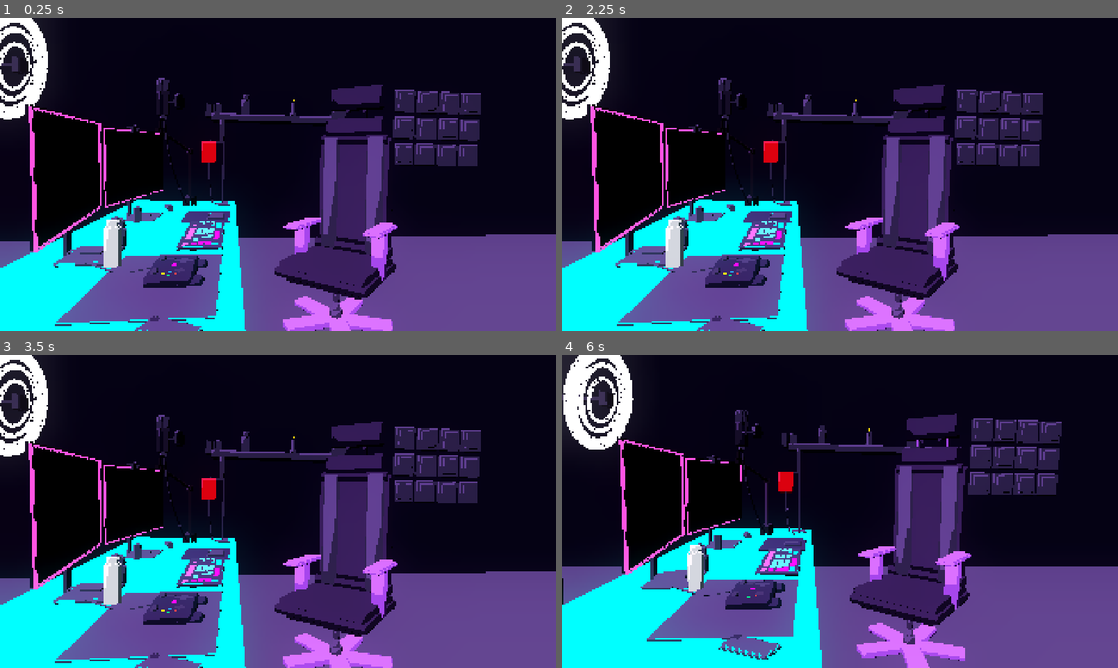
Above: before the commit, frames 1-4 (two rows, left to right).
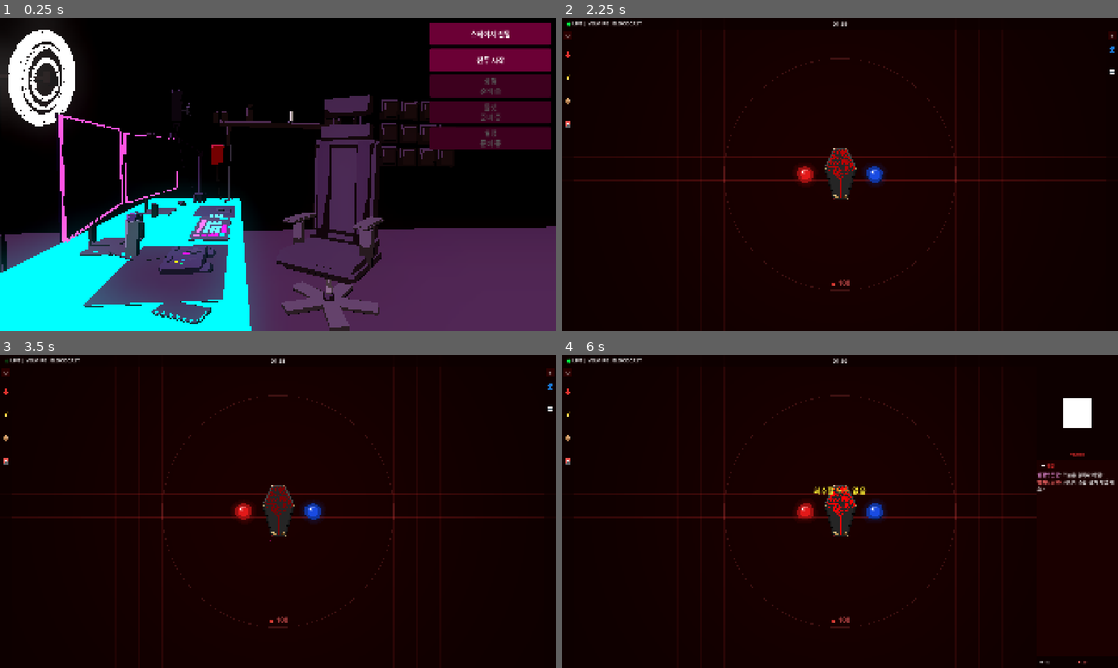
Above: after the commit, the same moments.

Repository: chalie-chariot/velmire
Game: Godot game, scene res://scenes/Main_Title.tscn
Two runs of this game, one before a commit and one after it. Both use one fixed random seed, a clock stepped at 60 frames per second and the inputs below.
Inputs (mouse positions are in pixels of both pictures, inside the frame that each line leads up to):
- Up to frame 1 (0.25 s): no input
- Up to frame 2 (2.25 s): click (1051, 33) at 0.5 s, where only the run after the commit has a clickable "스테이지 진입"; click (595, 321) at 1.25 s, where only the run after the commit has a clickable "← 돌아가기"; click (1051, 58) at 2 s, where only the run after the commit has a clickable "전투 시작"
- Up to frame 3 (3.5 s): tap Enter at 2.75 s; move the mouse to (400, 495) at 2.77 s; hold Right (ui_right) from 2.78 s (still down); hold Shift from 2.78 s (still down); click (400, 495) at 2.92 s; tap Space at 3.02 s
- Up to frame 4 (6 s): release Right (ui_right) at 3.5 s; release Shift at 3.5 s; tap Space at 3.5 s; drag from (728, 527) to (812, 574) at 3.52 s; move the mouse to (895, 442) at 4.27 s; hold Right (ui_right) 4.28-5 s; tap E at 4.35 s; click (895, 442) at 4.42 s; drag from (812, 574) to (673, 464) at 5.02 s; tap Enter at 5.75 s; move the mouse to (1006, 558) at 5.77 s; hold Left (ui_left) from 5.78 s (still down); tap X at 5.85 s; click (1006, 558) at 5.92 s

The runs differ from the first frame. In frame 1, 46% of the frame differs, in the area x 0-100%, y 0-100%; in frame 2, 54%; in frame 3, 54%; in frame 4, 58%.

Commit message:
feat: Main_Title UI 메뉴버튼 추가
- Add MenuButtons VBoxContainer (5 buttons)
- 스테이지 진입 → StageMain.tscn 연결
- 전투 시작 → Main.tscn 연결
- 상점/룰렛/설정 준비 중 (disabled)
- MainTitleUI.gd 버튼 이벤트 연결

Diff:
--- a/velmire/scenes/Main_Title.tscn
+++ b/velmire/scenes/Main_Title.tscn
@@ -3,27 +3,45 @@
 [ext_resource type="Script" uid="uid://clsswsdlrshky" path="res://scripts/MainTitleManager.gd" id="1_mgr"]
 [ext_resource type="PackedScene" uid="uid://dle555d6nymb2" path="res://assets/room/room.glb" id="2_gfg0w"]
 [ext_resource type="Script" uid="uid://crsk7tf052gi8" path="res://scripts/ToonMaterialHelper.gd" id="3_toon"]
+[ext_resource type="Script" uid="uid://dn5qijnygjw2a" path="res://scripts/MainTitleUI.gd" id="4_ui"]
 
 [sub_resource type="Environment" id="Environment_title"]
 background_mode = 1
-background_color = Color(0.117647, 0.105882, 0.180392, 1)
+background_color = Color(0.031373, 0.023529, 0.031373, 1)
 ambient_light_source = 2
-ambient_light_color = Color(0.05098, 0.039216, 0.101961, 1)
-ambient_light_energy = 0.08
+ambient_light_color = Color(0.062745, 0.031373, 0.062745, 1)
+ambient_light_energy = 0.05
 tonemap_mode = 2
-tonemap_exposure = 1.0
-tonemap_white = 1.0
 glow_enabled = true
-glow_normalized = false
-glow_intensity = 0.8
-glow_bloom = 0.20
-glow_hdr_luminance_cap = 12.0
-glow_blend_mode = 0
 glow_levels/1 = 1.0
 glow_levels/2 = 1.0
 glow_levels/3 = 0.8
 glow_levels/4 = 0.6
 glow_levels/5 = 0.4
+glow_intensity = 1.0
+glow_bloom = 0.25
+glow_blend_mode = 0
+
+[sub_resource type="StyleBoxFlat" id="StyleBoxFlat_menu_n"]
+bg_color = Color(0.419608, 0, 0.207843, 1)
+corner_radius_top_left = 6
+corner_radius_top_right = 6
+corner_radius_bottom_right = 6
+corner_radius_bottom_left = 6
+
+[sub_resource type="StyleBoxFlat" id="StyleBoxFlat_menu_h"]
+bg_color = Color(0.545098, 0, 0.270588, 1)
+corner_radius_top_left = 6
+corner_radius_top_right = 6
+corner_radius_bottom_right = 6
+corner_radius_bottom_left = 6
+
+[sub_resource type="StyleBoxFlat" id="StyleBoxFlat_menu_d"]
+bg_color = Color(0.239216, 0, 0.117647, 1)
+corner_radius_top_left = 6
+corner_radius_top_right = 6
+corner_radius_bottom_right = 6
+corner_radius_bottom_left = 6
 
 [node name="Main_Title" type="Node3D" unique_id=2144960222]
 script = ExtResource("1_mgr")
@@ -33,15 +51,14 @@
 
 [node name="DirectionalLight3D" type="DirectionalLight3D" parent="." unique_id=501083005]
 transform = Transform3D(0.9063078, -0.34618866, 0.2424039, -9.10032e-10, 0.57357645, 0.81915206, -0.4226183, -0.7424039, 0.51983684, -1, 5, 3)
-light_color = Color(1, 1, 1, 1)
-light_energy = 1.0
+light_color = Color(0.101961, 0.070588, 0.094118, 1)
+light_energy = 0.3
 shadow_enabled = true
 shadow_opacity = 0.9
 
 [node name="OmniLight_Ring" type="OmniLight3D" parent="." unique_id=1984254253]
 transform = Transform3D(1, 0, 0, 0, 1, 0, 0, 0, 1, -2.2, -1.5, 1.8)
-light_color = Color(1, 1, 1, 1)
-light_energy = 4.0
+light_energy = 5.0
 omni_range = 4.0
 
 [node name="OmniLight_Monitor" type="OmniLight3D" parent="." unique_id=2024465006]
@@ -57,5 +74,96 @@
 script = ExtResource("3_toon")
 
 [node name="Camera3D" type="Camera3D" parent="." unique_id=1220373577]
-transform = Transform3D(0.13352276, -0.060323015, 0.9892082, 0.020117711, 0.99810517, 0.058150083, -0.99084157, 0.012136245, 0.13448332, 4.53098, 3.551872, 3.7903094)
-fov = 48.795918
+transform = Transform3D(0.13352276, -0.060323015, 0.9892082, 0.020117711, 0.99810517, 0.05815008, -0.99084157, 0.012136245, 0.13448332, 4.53098, 3.551872, 3.7903094)
+fov = 54.5
+
+[node name="UI" type="CanvasLayer" parent="." unique_id=983179643]
+script = ExtResource("4_ui")
+
+[node name="MenuButtons" type="VBoxContainer" parent="UI" unique_id=850551277]
+anchors_preset = 1
+anchor_left = 1.0
+anchor_right = 1.0
+offset_left = -436.0
+offset_top = 16.0
+offset_right = -16.0
+offset_bottom = 454.0
+grow_horizontal = 0
+grow_vertical = 0
+theme_override_constants/separation = 12
+
+[node name="Btn_Stage" type="Button" parent="UI/MenuButtons" unique_id=896475406]
+custom_minimum_size = Vector2(420, 78)
+layout_mode = 2
+theme_override_colors/font_color = Color(1, 1, 1, 1)
+theme_override_colors/font_hover_color = Color(1, 0.533333, 0.733333, 1)
+theme_override_colors/font_disabled_color = Color(0.333333, 0.333333, 0.333333, 1)
+theme_override_font_sizes/font_size = 24
+theme_override_styles/normal = SubResource("StyleBoxFlat_menu_n")
+theme_override_styles/pressed = SubResource("StyleBoxFlat_menu_n")
+theme_override_styles/hover = SubResource("StyleBoxFlat_menu_h")
+theme_override_styles/disabled = SubResource("StyleBoxFlat_menu_d")
+theme_override_styles/focus = SubResource("StyleBoxFlat_menu_n")
+text = "스테이지 진입"
+
+[node name="Btn_Battle" type="Button" parent="UI/MenuButtons" unique_id=2007447097]
+custom_minimum_size = Vector2(420, 78)
+layout_mode = 2
+theme_override_colors/font_color = Color(1, 1, 1, 1)
+theme_override_colors/font_hover_color = Color(1, 0.533333, 0.733333, 1)
+theme_override_colors/font_disabled_color = Color(0.333333, 0.333333, 0.333333, 1)
+theme_override_font_sizes/font_size = 24
+theme_override_styles/normal = SubResource("StyleBoxFlat_menu_n")
+theme_override_styles/pressed = SubResource("StyleBoxFlat_menu_n")
+theme_override_styles/hover = SubResource("StyleBoxFlat_menu_h")
+theme_override_styles/disabled = SubResource("StyleBoxFlat_menu_d")
+theme_override_styles/focus = SubResource("StyleBoxFlat_menu_n")
+text = "전투 시작"
+
+[node name="Btn_Shop" type="Button" parent="UI/MenuButtons" unique_id=515341320]
+custom_minimum_size = Vector2(420, 78)
+layout_mode = 2
+theme_override_colors/font_color = Color(1, 1, 1, 1)
+theme_override_colors/font_hover_color = Color(1, 0.533333, 0.733333, 1)
+theme_override_colors/font_disabled_color = Color(0.333333, 0.333333, 0.333333, 1)
+theme_override_font_sizes/font_size = 24
+theme_override_styles/normal = SubResource("StyleBoxFlat_menu_n")
+theme_override_styles/pressed = SubResource("StyleBoxFlat_menu_n")
+theme_override_styles/hover = SubResource("StyleBoxFlat_menu_h")
+theme_override_styles/disabled = SubResource("StyleBoxFlat_menu_d")
+theme_override_styles/focus = SubResource("StyleBoxFlat_menu_n")
+disabled = true
+text = "상점
+준비 중"
+
+[node name="Btn_Roulette" type="Button" parent="UI/MenuButtons" unique_id=1756884774]
+custom_minimum_size = Vector2(420, 78)
+layout_mode = 2
+theme_override_colors/font_color = Color(1, 1, 1, 1)
+theme_override_colors/font_hover_color = Color(1, 0.533333, 0.733333, 1)
+theme_override_colors/font_disabled_color = Color(0.333333, 0.333333, 0.333333, 1)
+theme_override_font_sizes/font_size = 24
+theme_override_styles/normal = SubResource("StyleBoxFlat_menu_n")
+theme_override_styles/pressed = SubResource("StyleBoxFlat_menu_n")
+theme_override_styles/hover = SubResource("StyleBoxFlat_menu_h")
+theme_override_styles/disabled = SubResource("StyleBoxFlat_menu_d")
+theme_override_styles/focus = SubResource("StyleBoxFlat_menu_n")
+disabled = true
+text = "룰렛
+준비 중"
+
+[node name="Btn_Settings" type="Button" parent="UI/MenuButtons" unique_id=1903510163]
+custom_minimum_size = Vector2(420, 78)
+layout_mode = 2
+theme_override_colors/font_color = Color(1, 1, 1, 1)
+theme_override_colors/font_hover_color = Color(1, 0.533333, 0.733333, 1)
+theme_override_colors/font_disabled_color = Color(0.333333, 0.333333, 0.333333, 1)
+theme_override_font_sizes/font_size = 24
+theme_override_styles/normal = SubResource("StyleBoxFlat_menu_n")
+theme_override_styles/pressed = SubResource("StyleBoxFlat_menu_n")
+theme_override_styles/hover = SubResource("StyleBoxFlat_menu_h")
+theme_override_styles/disabled = SubResource("StyleBoxFlat_menu_d")
+theme_override_styles/focus = SubResource("StyleBoxFlat_menu_n")
+disabled = true
+text = "설정
+준비 중"
--- /dev/null
+++ b/velmire/scripts/MainTitleUI.gd
@@ -0,0 +1,14 @@
+extends CanvasLayer
+
+@onready var btn_stage: Button = $MenuButtons/Btn_Stage
+@onready var btn_battle: Button = $MenuButtons/Btn_Battle
+
+func _ready() -> void:
+	btn_stage.pressed.connect(_on_stage)
+	btn_battle.pressed.connect(_on_battle)
+
+func _on_stage() -> void:
+	get_tree().change_scene_to_file("res://scenes/StageMain.tscn")
+
+func _on_battle() -> void:
+	get_tree().change_scene_to_file("res://scenes/Main.tscn")
--- a/velmire/scripts/ToonMaterialHelper.gd
+++ b/velmire/scripts/ToonMaterialHelper.gd
@@ -2,96 +2,118 @@
 
 # 오브젝트 이름 기준 색상 매핑
 const COLOR_MAP = {
-	# 벽/바닥
-	"Floor": Color(0.140, 0.120, 0.200),
-	"WallBack": Color(0.070, 0.060, 0.110),
-	"WallLeft": Color(0.070, 0.060, 0.110),
-	"WallRight": Color(0.070, 0.060, 0.110),
-	"Ceiling": Color(0.055, 0.048, 0.090),
-
-	# 책상
-	"Desk": Color(0.075, 0.055, 0.120),
+	# 바닥 / 벽
+	"Floor": Color(0.08, 0.05, 0.05),
+	"WallBack": Color(0.06, 0.04, 0.04),
+	"WallLeft": Color(0.06, 0.04, 0.04),
+	"WallRight": Color(0.06, 0.04, 0.04),
+	"Ceiling": Color(0.04, 0.03, 0.03),
+
+	# 책상 — 검붉은
+	"Desk": Color(0.12, 0.06, 0.07),
 
 	# 의자
-	"Chair_Back": Color(0.06, 0.05, 0.09),
-	"Chair_Seat": Color(0.06, 0.05, 0.09),
-	"Chair_Head": Color(0.06, 0.05, 0.09),
-	"Chair_Arm": Color(0.50, 0.22, 0.85),
-	"Chair_Accent": Color(0.50, 0.22, 0.85),
-	"Chair_Metal": Color(0.22, 0.20, 0.25),
-	"Chair_Chrome": Color(0.70, 0.68, 0.72),
-	"Chair_Wheel": Color(0.07, 0.06, 0.09),
-
-	# 모니터
-	"Mon_Body": Color(0.05, 0.04, 0.09),
-	# 모니터 스크린 (꺼짐 — 어두운 패널)
-	"Mon_Scr": Color(0.06, 0.05, 0.10),
-	"Mon_CurveCenter": Color(0.06, 0.05, 0.10),
-
-	# LED 스트립
+	"Chair_Back": Color(0.08, 0.06, 0.06),
+	"Chair_Seat": Color(0.08, 0.06, 0.06),
+	"Chair_Head": Color(0.08, 0.06, 0.06),
+	"Chair_Wing": Color(0.07, 0.05, 0.05),
+	"Chair_Base": Color(0.10, 0.08, 0.08),
+	"Chair_Arm": Color(0.12, 0.10, 0.10),
+	"Chair_Metal": Color(0.14, 0.12, 0.12),
+	"Chair_Chrome": Color(0.25, 0.22, 0.22),
+	"Chair_Wheel": Color(0.07, 0.05, 0.05),
+	"Chair_Gas": Color(0.20, 0.17, 0.17),
+	"Chair_Mech": Color(0.10, 0.08, 0.08),
+	"Chair_Frame": Color(0.10, 0.08, 0.08),
+	"Chair_NeckPad": Color(0.08, 0.06, 0.06),
+	"Chair_ArmPad": Color(0.10, 0.08, 0.08),
+	"Chair_ArmPole": Color(0.12, 0.10, 0.10),
+	"Chair_Stitch": Color(0.30, 0.05, 0.08),
+
+	# 모니터 — 검붉은 베젤
+	"Mon_Body": Color(0.10, 0.06, 0.07),
+	"Mon_Neck": Color(0.10, 0.06, 0.07),
+	"Mon_Arm": Color(0.10, 0.06, 0.07),
+	"Mon_Base": Color(0.10, 0.06, 0.07),
+	"Mon_Scr": Color(0.05, 0.03, 0.08),
+	"Mon_CurveCen": Color(0.05, 0.03, 0.08),
+
+	# 키보드/마우스 — 짙은 회색
+	"KB_Body": Color(0.10, 0.08, 0.10),
+	"MousePad": Color(0.08, 0.06, 0.09),
+	"Mouse": Color(0.10, 0.08, 0.11),
+
+	# 마이크/암 — 검정
+	"Mic2": Color(0.08, 0.06, 0.08),
+	"MicArm": Color(0.07, 0.05, 0.07),
+	"PopFilter": Color(0.12, 0.10, 0.13),
+
+	# 혈액팩 — 검붉은
+	"Bag_Body": Color(0.35, 0.04, 0.05),
+	"Bag_Liquid": Color(0.28, 0.03, 0.04),
+	"Bag_Stand": Color(0.18, 0.16, 0.20),
+	"Bag_Pole": Color(0.18, 0.16, 0.20),
+	"Bag_Arm": Color(0.18, 0.16, 0.20),
+	"Bag_Port": Color(0.15, 0.13, 0.16),
+
+	# 보틀 — 짙은 회색
+	"Bottle_Body": Color(0.20, 0.18, 0.22),
+	"Bottle_Cap": Color(0.22, 0.10, 0.30),
+
+	# 게임패드 — 검정
+	"GP_Body": Color(0.08, 0.06, 0.09),
+	"GP_Grip": Color(0.07, 0.05, 0.08),
+	"GP_Stick": Color(0.09, 0.07, 0.10),
+	"GP_Dpad": Color(0.10, 0.08, 0.11),
+	"GP_Bumper": Color(0.09, 0.07, 0.10),
+	"GP_Trigger": Color(0.08, 0.06, 0.09),
+
+	# 방음패널
+	"Foam_": Color(0.08, 0.06, 0.06),
+	"FoamTip_": Color(0.10, 0.07, 0.07),
+
+	# 포스터/액자
+	"Poster_Frame": Color(0.10, 0.07, 0.07),
+	"Poster_Art1": Color(0.12, 0.05, 0.06),
+	"Poster_Art2": Color(0.08, 0.04, 0.05),
+
+	# 선반/소품
+	"Shelf": Color(0.10, 0.07, 0.07),
+	"Skull": Color(0.55, 0.52, 0.55),
+	"Candle_Body": Color(0.45, 0.42, 0.40),
+	"Candle_Base": Color(0.15, 0.13, 0.16),
+
+	# 링라이트
+	"RL_Ring": Color(1.00, 1.00, 1.00),
+	"RL_LED": Color(1.00, 1.00, 1.00),
+	"RL_Pole": Color(0.10, 0.08, 0.10),
+	"RL_Base": Color(0.10, 0.08, 0.10),
+	"RL_Leg": Color(0.10, 0.08, 0.10),
+
+	# 발광 — 네온 컬러 유지
 	"LED_Strip": Color(0.00, 1.00, 0.80),
-	# 모니터 Bias LED (GLB 메시 이름에 BiasLight 포함) → 핑크
 	"BiasLight": Color(1.00, 0.20, 0.60),
-
-	# 키보드/마우스
-	"KB_Body": Color(0.10, 0.08, 0.16),
-	# 키보드 행별 네온
+	"Neon_": Color(0.80, 0.00, 1.00),
+	"CeilLED": Color(0.15, 0.05, 0.08),
 	"Key_0_": Color(0.00, 1.00, 0.80),
 	"Key_1_": Color(1.00, 0.20, 0.80),
 	"Key_2_": Color(0.20, 0.60, 1.00),
 	"KB_Space": Color(0.80, 0.00, 1.00),
 	"KB_accent": Color(1.00, 0.80, 0.00),
-	# 네온사인
-	"Neon_": Color(0.80, 0.00, 1.00),
-	"MousePad": Color(0.08, 0.06, 0.14),
-	"Mouse_LED": Color(0.00, 1.00, 0.80),
-	"Mouse": Color(0.14, 0.11, 0.20),
-
-	# 혈액팩
-	"Bag_Body": Color(0.75, 0.05, 0.08),
-	"Bag_Liquid": Color(0.50, 0.02, 0.04),
-
-	# 보틀
-	"Bottle": Color(0.70, 0.70, 0.75),
-
-	# 게임패드
-	"GP_Body": Color(0.06, 0.05, 0.10),
-	"GP_Grip": Color(0.08, 0.06, 0.12),
-	# 게임패드 버튼 (네온)
 	"GP_BtnA": Color(1.00, 0.15, 0.15),
 	"GP_BtnB": Color(0.00, 1.00, 0.30),
 	"GP_BtnX": Color(0.10, 0.40, 1.00),
 	"GP_BtnY": Color(1.00, 0.85, 0.00),
 	"GP_BtnHome": Color(0.80, 0.00, 1.00),
-	"GP_Stick": Color(0.10, 0.08, 0.14),
-	"GP_Dpad": Color(0.12, 0.10, 0.18),
-	"GP_Bumper": Color(0.10, 0.08, 0.16),
-	"GP_Trigger": Color(0.10, 0.08, 0.14),
-
-	# 스마트폰
-	# 스마트폰 화면 발광
+	"Mouse_LED": Color(0.00, 1.00, 0.80),
+	"Candle_Flame": Color(1.00, 0.60, 0.05),
+	"PS_LED": Color(0.00, 1.00, 0.50),
 	"Phone_Scr": Color(0.55, 0.30, 0.95),
-	"Phone_Body": Color(0.10, 0.08, 0.14),
-	"Phone_Cam": Color(0.06, 0.05, 0.09),
-	"PhCam_": Color(0.30, 0.20, 0.60),
-
-	# 링라이트
-	"RL_Ring": Color(1.00, 1.00, 1.00),
-	"RL_LED": Color(1.00, 1.00, 1.00),
-	"RL_Pole": Color(0.08, 0.06, 0.10),
-
-	# 촛불
-	"Candle_Flame": Color(1.00, 0.60, 0.05),
-
-	# 마이크
-	"Mic2_Body": Color(0.10, 0.08, 0.14),
-	"MicArm": Color(0.08, 0.06, 0.10),
 }
 
-# 기본 색상 (매핑 없는 오브젝트)
-const DEFAULT_COLOR = Color(0.15, 0.12, 0.22)
-const SHADOW_MULT = 0.22
-const HIGHLIGHT_MULT = 1.28
+const DEFAULT_COLOR = Color(0.07, 0.05, 0.05)
+const SHADOW_MULT = 0.15
+const HIGHLIGHT_MULT = 1.50
 
 var toon_shader: Shader
 
@@ -103,6 +125,10 @@
 		print("툰셰이더 적용 완료")
 	else:
 		print("[ERROR] room 노드를 찾을 수 없음")
+
+	var main_title = get_parent()
+	if main_title:
+		_disable_omni_lights_by_prefix(main_title, "CeilLight_")
 
 	_create_bias_lights()
 
@@ -163,21 +189,29 @@
 		omni.omni_range = 1.2
 		parent.add_child(omni)
 
+	# 책상 아래 LED만 약하게 (다른 조명은 건드리지 않음)
 	var desk_omni = OmniLight3D.new()
 	desk_omni.name = "DeskLED_Omni"
 	desk_omni.position = Vector3(0.0, -2.2, 0.78)
 	desk_omni.light_color = Color(0.0, 1.0, 0.8)
-	desk_omni.light_energy = 0.6
-	desk_omni.omni_range = 1.2
+	desk_omni.light_energy = 0.25
+	desk_omni.omni_range = 0.7
 	parent.add_child(desk_omni)
 
 	var ceil_omni = OmniLight3D.new()
 	ceil_omni.name = "CeilLED_Omni"
 	ceil_omni.position = Vector3(0.0, -1.8, 4.5)
-	ceil_omni.light_color = Color(0.6, 0.0, 1.0)
-	ceil_omni.light_energy = 0.5
+	ceil_omni.light_color = Color(0.15, 0.05, 0.08)
+	ceil_omni.light_energy = 0.3
 	ceil_omni.omni_range = 3.0
 	parent.add_child(ceil_omni)
+
+
+func _disable_omni_lights_by_prefix(root: Node, prefix: String) -> void:
+	for child in root.get_children():
+		if child is OmniLight3D and child.name.begins_with(prefix):
+			(child as OmniLight3D).light_energy = 0.0
+		_disable_omni_lights_by_prefix(child, prefix)
 
 
 func apply_toon_recursive(node: Node) -> void:
@@ -196,6 +230,7 @@
 		"GP_BtnHome", "GP_BtnA", "GP_BtnB", "GP_BtnX", "GP_BtnY",
 		"Mouse_LED",
 		"NeonLight", "Neon_", "LED_Strip",
+		"CeilLED", "PS_LED",
 		"PhCam_L",
 		"Key_0_",
 		"Key_1_",
Not shown, added: velmire/scripts/MainTitleUI.gd.uid
Not shown, added: velmire/docs/EDITOR_3D_카메라_미세조정.md
